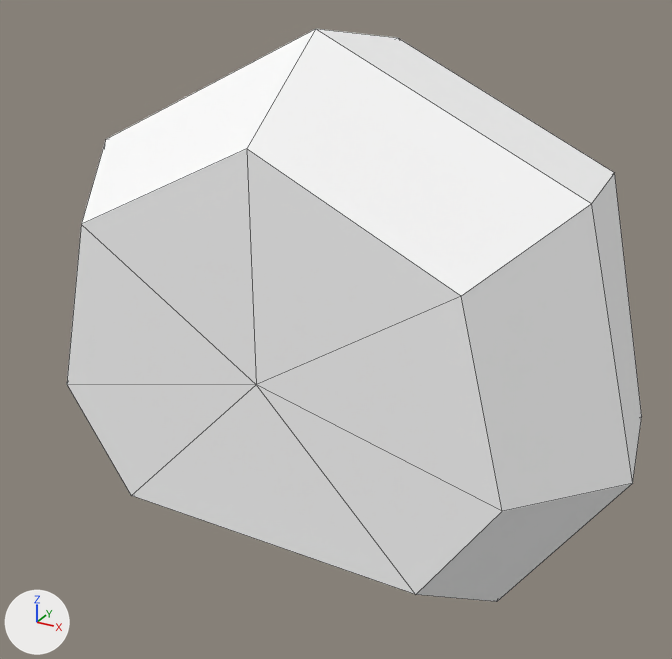
The FBX model PolygonSnakeUnity/Assets/Meshes/Sepents/SerpentBasic_Queue.FBX as it was, and as the next commit left it.
Before and after are seen from a 50 mm camera at (0.582, -1.283, 0.861) aimed at (-0.062, -0.114, 0.276). Lighting does not change. The marker at lower left points along +X, +Y and +Z. Mesh edges are drawn as thin lines. Where no turn or scale is listed for an object, it has been applied to the vertices.

In view in the first picture: 'SerpentBasic_Queue'.
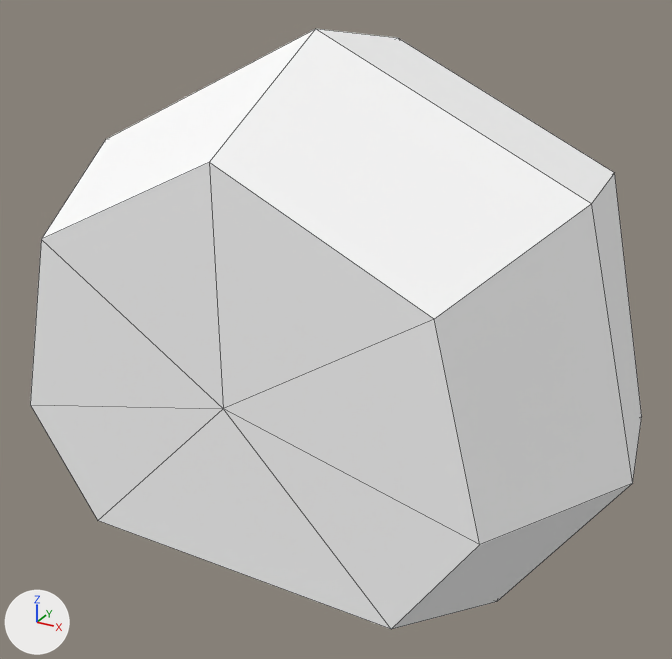
Scene script edits in JSON lines:
```json
{"block": "me_mesh", "where": "me_mesh.from_pydata(...)  # 37 vertices, 42 faces; spans x -0.435..0.434, y -0.43..0.436, z 0.0..0.743"}
{"block": "me_mesh", "where": "# used by ob_serpentbasic_queue; location = (0.0, 0.0, 0.0)"}
{"block": "me_mesh", "where": "# before: 14 (0.224, -0.43, 0.102) at pixel (415, 594), 15 (0.324, -0.43, 0.258) at pixel (502, 511), 16 (0.261, -0.43, 0.504) at pixel (461, 296), 17 (-0.001, -0.43, 0.629) at pixel (246, 148), 18 (-0.262, -0.43, 0.503) at pixel (81, 224)"}
{"block": "me_mesh", "where": "# before: 19 (-0.325, -0.43, 0.257) at pixel (66, 384), 20 (-0.225, -0.43, 0.102) at pixel (131, 495), 28 (0.0, -0.43, 0.336) at pixel (256, 384)"}
{"block": "me_mesh", "change": "me_mesh part 1"}
{"op": "add", "block": "me_mesh", "code": "for i in [*range(14, 21), 28]: me_mesh.vertices[i].co += Vector((0.0, -0.07, 0.0))"}
```

Where the change shows, as pixel boxes (x1, y1, x2, y2) in the pictures (672 x 659 px; the box of a moved part takes in the faces that stretch with it):
```json
{"object": "SerpentBasic_Queue", "change": "reshaped", "before": [67, 29, 642, 602], "after": [30, 29, 642, 629], "on screen": "6% wider"}
{"part": 1, "of": "me_mesh", "change": "moved or reshaped", "before": [67, 29, 632, 602], "after": [30, 29, 632, 629]}
```
